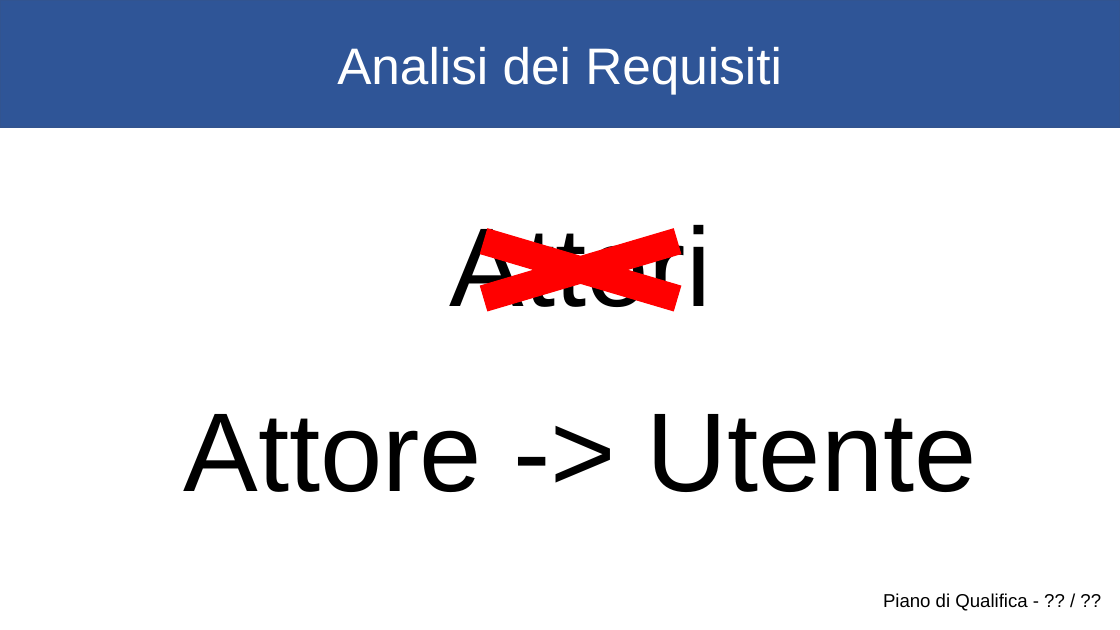
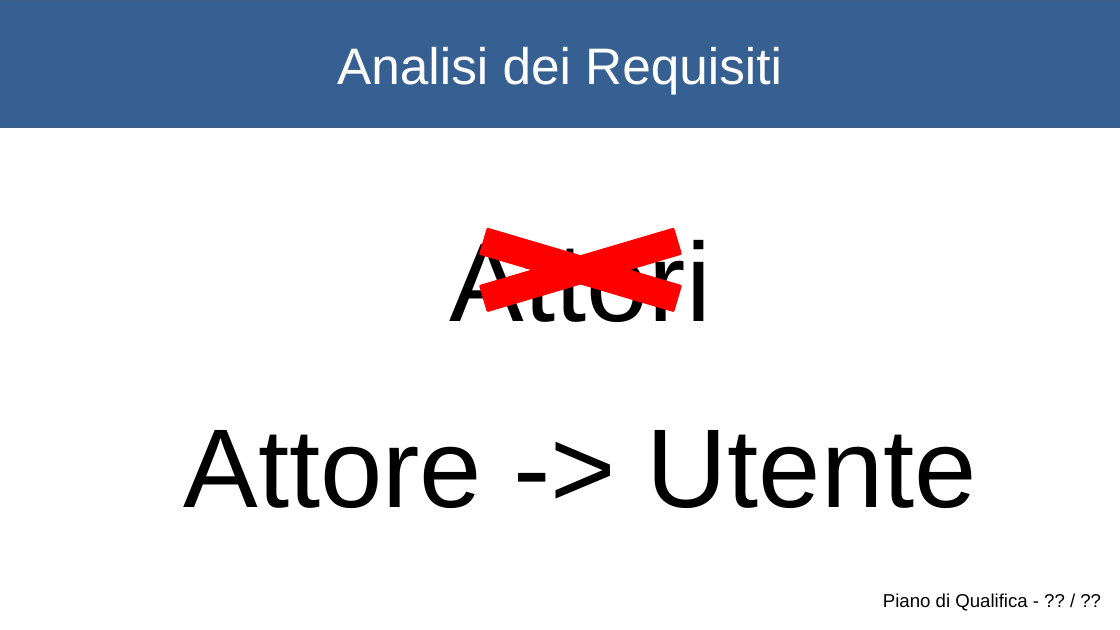
Before and after one commit to KaleidosCodeTeam/SWEDesigner, a slide deck: slide 16 of Presentazione/KaleidosCode_RR.pptx. Drawn at 1120x630 pixels with LibreOffice and Linux fonts; fonts in the diff are those of the drawing. Boxes give left, top, right and bottom in pixels: in the first picture for what was removed or moved away, otherwise in the second. Text is boxed around its words. In the diff, an @@ line names an element or a change of style, - is before the commit and + after.

```diff
--- a/Presentazione/KaleidosCode_RR.pptx
+++ b/Presentazione/KaleidosCode_RR.pptx
@@ text "Attori" at (450,232,711,322): line spacing 0.9 to 1; less space between paragraphs @@
@@ cross at (395,215,766,325): outline #FF0000 1 pt to #FF0000 2 pt; proportions changed @@
@@ text "Attore -> Utente" at (184,430,977,508): line spacing 0.9 to 1; less space between paragraphs @@
```
Also in this commit, not shown: 35 other slides changed, 1 other file.
